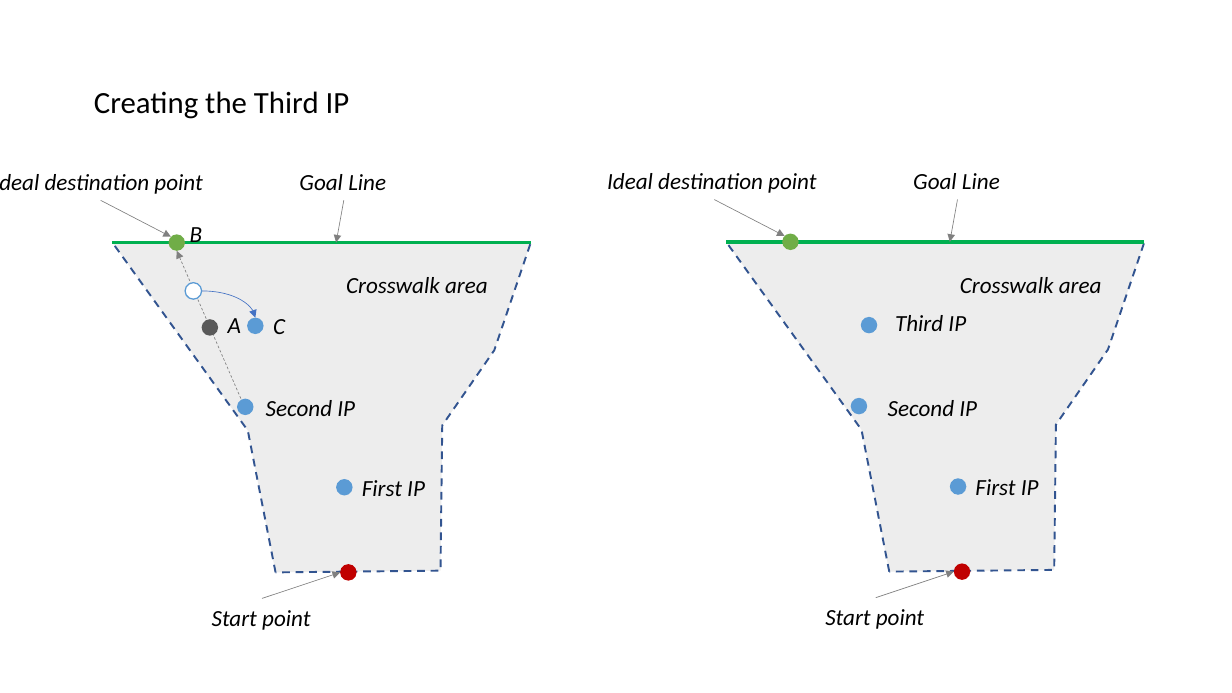
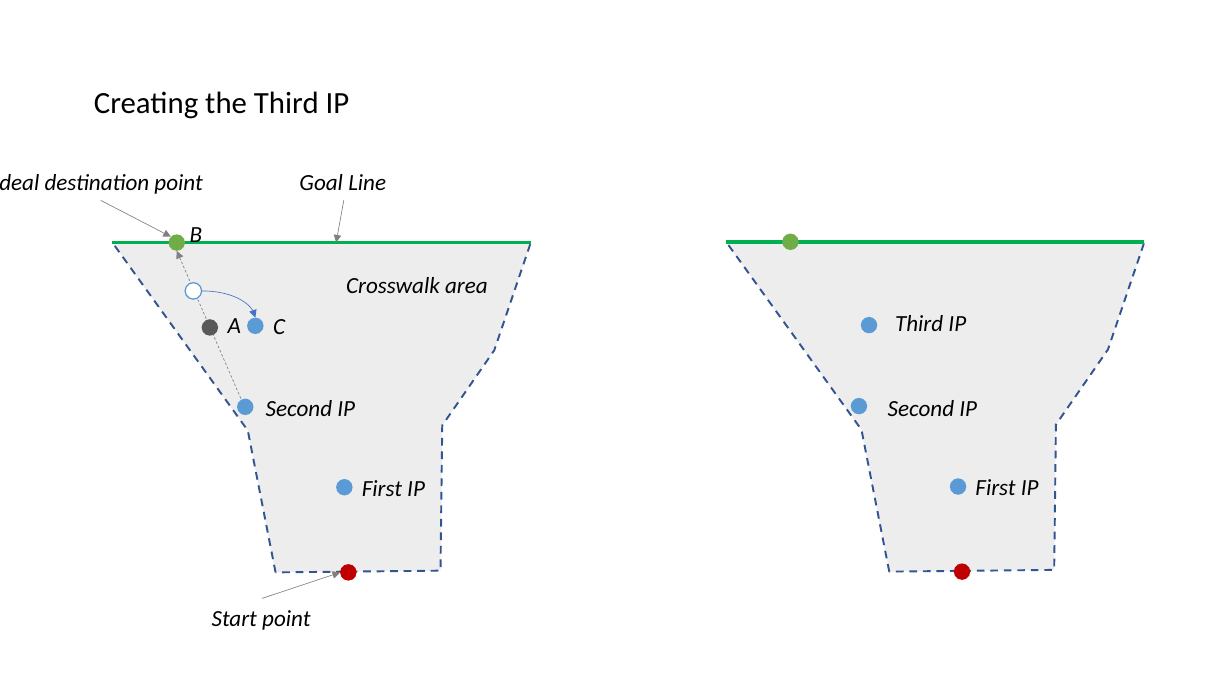
Before and after one commit to adhocmaster/carla-jaywalker-experiments, a slide deck: slide 21 of docs/Soft-Trajectory-Generation.pptx (slide 15 before the commit). Drawn at 1232x693 pixels with LibreOffice and Linux fonts; fonts in the diff are those of the drawing. Boxes give left, top, right and bottom in pixels: in the first picture for what was removed or moved away, otherwise in the second. Text is boxed around its words. In the diff, an @@ line names an element or a change of style, - is before the commit and + after.

```diff
--- a/docs/Soft-Trajectory-Generation.pptx
+++ b/docs/Soft-Trajectory-Generation.pptx
@@ group removed at (607,173,1102,629): 4 texts, 3 arrows @@
-Start point
-Crosswalk area
-Goal Line
-Ideal destination point
```
Also in this commit, not shown: 4 other slides changed, 7 slides added.
